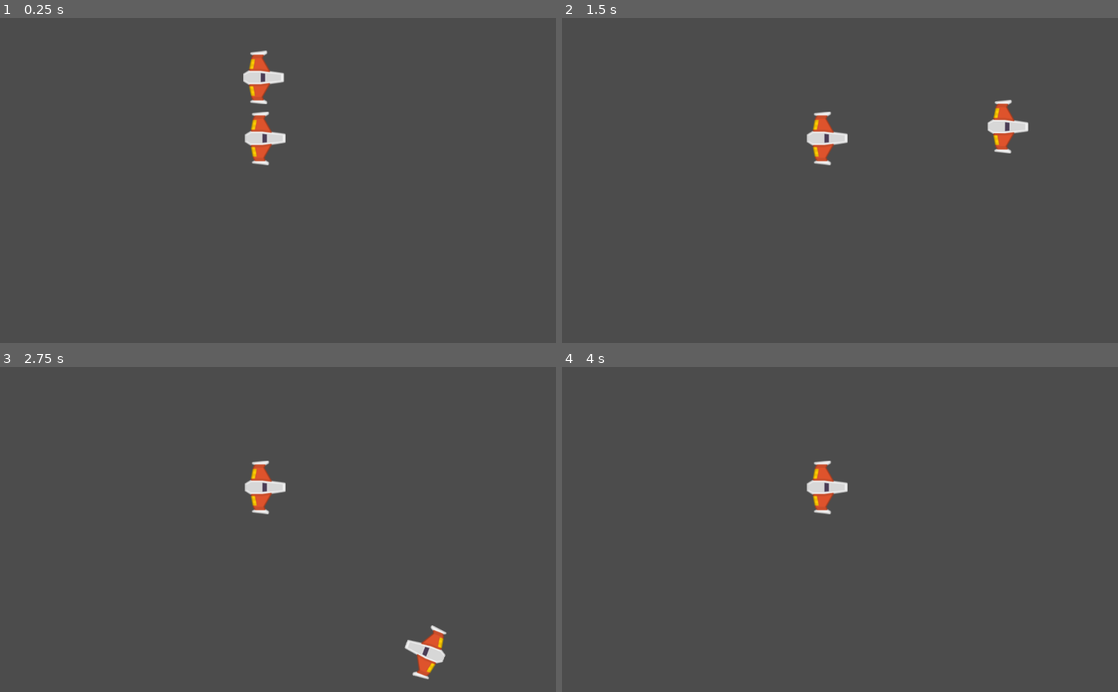
Above: before the commit, frames 1-4 (two rows, left to right).
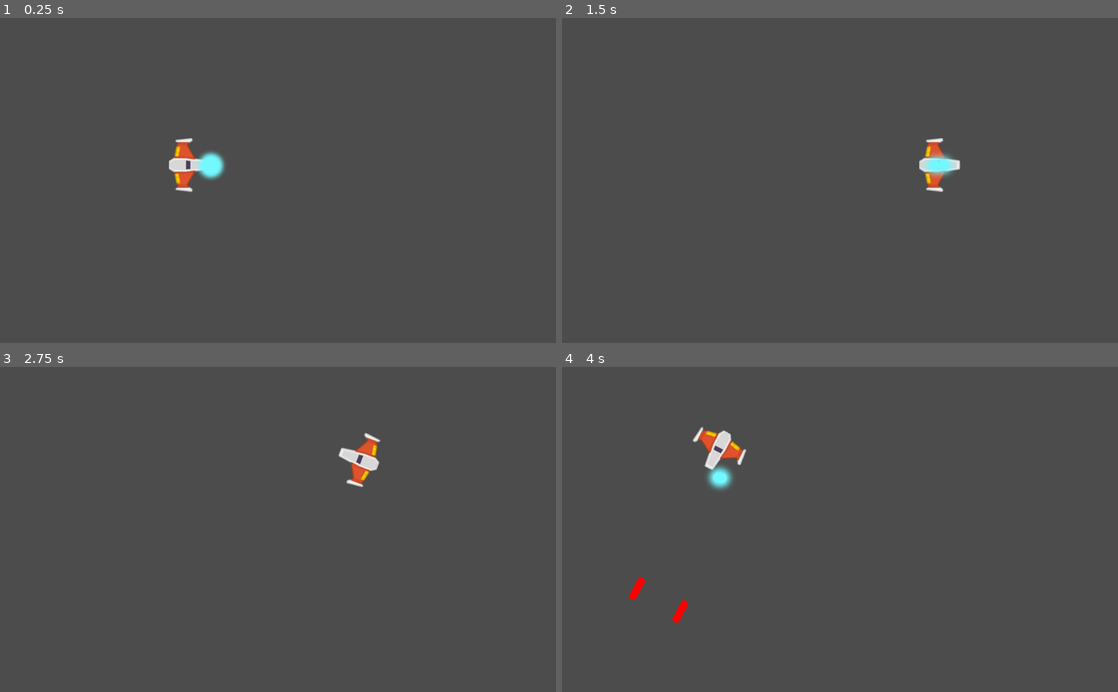
Above: after the commit, the same moments.

Repository: morfeo777/Meteoritos
Game: Godot game, scene res://Juego/Proyectiles/NivelTest.tscn
Two runs of this game, one before a commit and one after it. Both use one fixed random seed, a clock stepped at 60 frames per second and the inputs below. Before the commit the project starts from res://Juego/Niveles/NivelTest.tscn.
Inputs:
- Up to frame 1 (0.25 s): no input
- Up to frame 2 (1.5 s): hold W (mover_adelante) 0.53-1.28 s; hold F (disparo_principal, bound only after the commit) 0.53-1.28 s; tap Q (disparo_secundario, bound only after the commit) at 0.8, 1.35 s; hold S (mover_atras) from 1.28 s (still down)
- Up to frame 3 (2.75 s): tap F (disparo_principal, bound only after the commit) at 1.55 s; release S (mover_atras) at 2.03 s; hold W (mover_adelante) from 2.03 s (still down); hold A (rotar_antihorario) from 2.03 s (still down); tap Q (disparo_secundario, bound only after the commit) at 2.3 s
- Up to frame 4 (4 s): release A (rotar_antihorario) at 2.78 s; tap D (rotar_horario) at 2.85 s; tap F (disparo_principal, bound only after the commit) at 3.05 s; release W (mover_adelante) at 3.53 s; hold S (mover_atras) from 3.53 s (still down); hold F (disparo_principal, bound only after the commit) from 3.53 s (still down); tap Q (disparo_secundario, bound only after the commit) at 3.8 s

The runs differ from the first frame. In frame 1, 2.1% of the frame differs, in the area x 30-52%, y 10-54%; in frame 2, 1.9%; in frame 3, 1.9%; in frame 4, 1.7%.

Commit message:
Laser Secundario
-Laser Secundario
-Glow o algo asi
-Laser Primario

Diff:
--- /dev/null
+++ b/Juego/Autoloads/Eventos.gd
@@ -0,0 +1,3 @@
+extends Node
+
+signal disparo(proyectil)
--- a/Juego/Naves/Player/Player.gd
+++ b/Juego/Naves/Player/Player.gd
@@ -10,7 +10,18 @@
 var empuje:Vector2 = Vector2.ZERO
 var dir_rotacion:int = 0
 
+## Atributos onready
+onready var canion:Canion = $Canion
+onready var laser:RayoLaser = $LaserBeam2D
+
 # Metodos
+func _unhandled_input(event: InputEvent) -> void:
+	#Disparo Rayo
+	if event.is_action_pressed("disparo_secundario"):
+		laser.set_is_casting(true)
+	if event.is_action_released("disparo_secundario"):
+		laser.set_is_casting(false)
+
 func _integrate_forces(state: Physics2DDirectBodyState) -> void:
 	apply_central_impulse(empuje.rotated(rotation))
 	apply_torque_impulse(dir_rotacion * potencia_rotacion)
@@ -32,3 +43,8 @@
 		dir_rotacion -= 1
 	elif Input.is_action_pressed("rotar_horario"):
 		dir_rotacion += 1
+	#Disparo
+	if Input.is_action_pressed("disparo_principal"):
+		canion.set_esta_disparando(true)
+	if Input.is_action_just_released("disparo_principal"):
+		canion.set_esta_disparando(false)
--- a/Juego/Naves/Player/Player.tscn
+++ b/Juego/Naves/Player/Player.tscn
@@ -1,8 +1,10 @@
-[gd_scene load_steps=5 format=2]
+[gd_scene load_steps=7 format=2]
 
 [ext_resource path="res://Juego/Naves/Player/player_orange.png" type="Texture" id=1]
 [ext_resource path="res://Juego/Naves/Player/MaterialFisico.tres" type="PhysicsMaterial" id=2]
 [ext_resource path="res://Juego/Naves/Player/Player.gd" type="Script" id=3]
+[ext_resource path="res://Juego/Proyectiles/Canion.tscn" type="PackedScene" id=4]
+[ext_resource path="res://Juego/Proyectiles/Laser/LaserBeam2D.tscn" type="PackedScene" id=5]
 
 [sub_resource type="CircleShape2D" id=1]
 radius = 35.5
@@ -23,3 +25,18 @@
 [node name="CollisionShape2D" type="CollisionShape2D" parent="."]
 position = Vector2( 0, 1.25 )
 shape = SubResource( 1 )
+
+[node name="Canion" parent="." instance=ExtResource( 4 )]
+position = Vector2( 3.96851, 0 )
+
+[node name="PuntoIzquierdo" parent="Canion" index="0"]
+position = Vector2( 0, -45 )
+
+[node name="PuntoDerecho" parent="Canion" index="1"]
+position = Vector2( 0, 45 )
+
+[node name="LaserBeam2D" parent="." instance=ExtResource( 5 )]
+position = Vector2( 40.4788, 0 )
+[connection signal="timeout" from="Canion/TimerEnfriamiento" to="Canion" method="_on_TimerEnfriamiento_timeout"]
+
+[editable path="Canion"]
--- /dev/null
+++ b/Juego/Niveles/Nivel.gd
@@ -0,0 +1,25 @@
+class_name Nivel
+extends Node2D
+
+##Atributos onready
+onready var contenedor_proyectiles:Node
+
+#Metodos
+func _ready() -> void:
+	conectar_seniales()
+	crear_contenedores()
+
+
+
+#Metodos Custom
+func conectar_seniales() -> void:
+	Eventos.connect("disparo", self, "_on_disparo")
+
+func crear_contenedores() -> void:
+	contenedor_proyectiles = Node.new()
+	contenedor_proyectiles.name = "ContenedorProyectiles"
+	add_child(contenedor_proyectiles)
+
+func _on_disparo(proyectil:Proyectil) -> void:
+	#add_child(proyectil)
+	contenedor_proyectiles.add_child(proyectil)
--- a/Juego/Niveles/NivelTest.tscn
+++ /dev/null
@@ -1,13 +0,0 @@
-[gd_scene load_steps=2 format=2]
-
-[ext_resource path="res://Juego/Naves/Player/Player.tscn" type="PackedScene" id=1]
-
-[node name="NivelTest" type="Node2D"]
-
-[node name="Player" parent="." instance=ExtResource( 1 )]
-position = Vector2( 485.787, 96.644 )
-gravity_scale = 5.0
-
-[node name="Player2" parent="." instance=ExtResource( 1 )]
-position = Vector2( 488.962, 222.049 )
-mode = 1
--- /dev/null
+++ b/Juego/Proyectiles/Canion.gd
@@ -0,0 +1,59 @@
+class_name Canion
+extends Node2D
+
+## Atributos export
+export var proyectil:PackedScene = null
+export var cadencia_disparo:float = 0.8
+export var velocidad_proyectil:int = 100
+export var danio_proyectil:int = 1
+
+## Atributos onready
+onready var timer_enfriamiento:Timer = $TimerEnfriamiento
+onready var disparo_sfx:AudioStreamPlayer2D = $DisparosFx
+onready var esta_enfriado:bool = true
+onready var esta_disparando:bool = false setget set_esta_disparando
+
+## Atributos
+var puntos_disparo:Array = []
+## Metodos
+func _ready() -> void:
+	almacenar_puntos_disparo()
+	timer_enfriamiento.wait_time = cadencia_disparo
+
+func _process(delta: float) -> void:
+	if esta_disparando and esta_enfriado:
+		disparar()
+
+## Metodos Custom
+func almacenar_puntos_disparo() -> void:
+	for nodo in get_children():
+		if nodo is Position2D:
+			puntos_disparo.append(nodo)
+
+func disparar() -> void:
+	esta_enfriado = false
+	disparo_sfx.play()
+	timer_enfriamiento.start()
+	for punto_disparo in puntos_disparo:
+		var new_proyectil:Proyectil = proyectil.instance()
+		new_proyectil.crear(
+			punto_disparo.global_position,
+			get_owner().rotation,
+			velocidad_proyectil,
+			danio_proyectil
+		)
+	#print("Disparo")
+		Eventos.emit_signal("disparo", new_proyectil)
+
+
+
+## Setters y Getters
+func set_esta_disparando(disparando: bool) -> void:
+	esta_disparando = disparando
+
+
+
+
+
+func _on_TimerEnfriamiento_timeout() -> void:
+	esta_enfriado = true
--- /dev/null
+++ b/Juego/Proyectiles/Canion.tscn
@@ -0,0 +1,22 @@
+[gd_scene load_steps=4 format=2]
+
+[ext_resource path="res://Juego/Proyectiles/Canion.gd" type="Script" id=1]
+[ext_resource path="res://Juego/Proyectiles/Proyectil.tscn" type="PackedScene" id=2]
+[ext_resource path="res://Juego/Proyectiles/laserSfx.ogg" type="AudioStream" id=3]
+
+[node name="Canion" type="Node2D"]
+script = ExtResource( 1 )
+proyectil = ExtResource( 2 )
+cadencia_disparo = 0.25
+velocidad_proyectil = 1600
+
+[node name="PuntoIzquierdo" type="Position2D" parent="."]
+
+[node name="PuntoDerecho" type="Position2D" parent="."]
+
+[node name="DisparosFx" type="AudioStreamPlayer2D" parent="."]
+stream = ExtResource( 3 )
+attenuation = 0.00571909
+bus = "SFX"
+
+[node name="TimerEnfriamiento" type="Timer" parent="."]
--- /dev/null
+++ b/Juego/Proyectiles/Laser/LaserBeam2D.gd
@@ -0,0 +1,89 @@
+# Casts a laser along a raycast, emitting particles on the impact point.
+# Use `is_casting` to make the laser fire and stop.
+# You can attach it to a weapon or a ship; the laser will rotate with its parent.
+class_name RayoLaser
+extends RayCast2D
+
+# Speed at which the laser extends when first fired, in pixels per seconds.
+export var cast_speed := 7000.0
+# Maximum length of the laser in pixels.
+export var max_length := 1400.0
+# Base duration of the tween animation in seconds.
+export var growth_time := 0.1
+
+# If `true`, the laser is firing.
+# It plays appearing and disappearing animations when it's not animating.
+# See `appear()` and `disappear()` for more information.
+var is_casting := false setget set_is_casting
+
+onready var fill := $FillLine2D
+onready var tween := $Tween
+onready var casting_particles := $CastingParticles2D
+onready var collision_particles := $CollisionParticles2D
+onready var beam_particles := $BeamParticles2D
+onready var laser_sfx: AudioStreamPlayer2D = $LaserSfx
+
+onready var line_width: float = fill.width
+
+
+func _ready() -> void:
+	set_physics_process(false)
+	fill.points[1] = Vector2.ZERO
+
+
+func _physics_process(delta: float) -> void:
+	cast_to = (cast_to + Vector2.RIGHT * cast_speed * delta).clamped(max_length)
+	cast_beam()
+
+
+func set_is_casting(cast: bool) -> void:
+	is_casting = cast
+
+	if is_casting:
+		laser_sfx.play()#Ejecuta el sonido
+		cast_to = Vector2.ZERO
+		fill.points[1] = cast_to
+		appear()
+	else:
+		laser_sfx.stop()
+		# Reset the laser endpoint
+		fill.points[1] = Vector2.ZERO
+
+		collision_particles.emitting = false
+		disappear()
+
+	set_physics_process(is_casting)
+	beam_particles.emitting = is_casting
+	casting_particles.emitting = is_casting
+
+
+# Controls the emission of particles and extends the Line2D to `cast_to` or the ray's
+# collision point, whichever is closest.
+func cast_beam() -> void:
+	var cast_point := cast_to
+
+	force_raycast_update()
+	collision_particles.emitting = is_colliding()
+
+	if is_colliding():
+		cast_point = to_local(get_collision_point())
+		collision_particles.global_rotation = get_collision_normal().angle()
+		collision_particles.position = cast_point
+
+	fill.points[1] = cast_point
+	beam_particles.position = cast_point * 0.5
+	beam_particles.process_material.emission_box_extents.x = cast_point.length() * 0.5
+
+
+func appear() -> void:
+	if tween.is_active():
+		tween.stop_all()
+	tween.interpolate_property(fill, "width", 0, line_width, growth_time * 2)
+	tween.start()
+
+
+func disappear() -> void:
+	if tween.is_active():
+		tween.stop_all()
+	tween.interpolate_property(fill, "width", fill.width, 0, growth_time)
+	tween.start()
--- /dev/null
+++ b/Juego/Proyectiles/Laser/LaserBeam2D.tscn
@@ -0,0 +1,101 @@
+[gd_scene load_steps=12 format=2]
+
+[ext_resource path="res://Juego/Proyectiles/Laser/LaserBeam2D.gd" type="Script" id=1]
+[ext_resource path="res://Juego/Proyectiles/Laser/glowing_circle.png" type="Texture" id=2]
+[ext_resource path="res://Juego/Proyectiles/Laser/disparo_secundario.ogg" type="AudioStream" id=3]
+
+[sub_resource type="Curve" id=6]
+_data = [ Vector2( 0, 0 ), 0.0, 0.0, 0, 0, Vector2( 0.503614, 0.957505 ), 0.0, 0.0, 0, 0, Vector2( 1, 0 ), 0.0, 0.0, 0, 0 ]
+
+[sub_resource type="CurveTexture" id=7]
+curve = SubResource( 6 )
+
+[sub_resource type="ParticlesMaterial" id=8]
+emission_shape = 2
+emission_box_extents = Vector3( 60, 20, 1 )
+flag_align_y = true
+flag_disable_z = true
+direction = Vector3( -1, 0, 0 )
+spread = 0.0
+gravity = Vector3( 0, 0, 0 )
+initial_velocity = 30.0
+orbit_velocity = 0.0
+orbit_velocity_random = 0.0
+tangential_accel = 100.0
+tangential_accel_random = 1.0
+scale = 0.3
+scale_curve = SubResource( 7 )
+
+[sub_resource type="Gradient" id=1]
+offsets = PoolRealArray( 0.582915, 1 )
+colors = PoolColorArray( 1, 1, 1, 1, 1, 1, 1, 0 )
+
+[sub_resource type="GradientTexture" id=2]
+gradient = SubResource( 1 )
+
+[sub_resource type="Curve" id=3]
+_data = [ Vector2( 0.518072, 1 ), 0.0, -3.53434, 0, 0, Vector2( 1, 0 ), 0.0, 0.0, 0, 0 ]
+
+[sub_resource type="CurveTexture" id=4]
+curve = SubResource( 3 )
+
+[sub_resource type="ParticlesMaterial" id=9]
+flag_disable_z = true
+spread = 50.0
+gravity = Vector3( 0, 0, 0 )
+initial_velocity = 300.0
+orbit_velocity = 0.0
+orbit_velocity_random = 0.0
+scale = 0.5
+scale_curve = SubResource( 4 )
+color_ramp = SubResource( 2 )
+
+[node name="LaserBeam2D" type="RayCast2D"]
+enabled = true
+cast_to = Vector2( 0, 0 )
+script = ExtResource( 1 )
+
+[node name="FillLine2D" type="Line2D" parent="."]
+modulate = Color( 1.5, 1.5, 1.5, 1 )
+points = PoolVector2Array( 0, 0, 100, 0 )
+default_color = Color( 0.301961, 0.65098, 1, 1 )
+texture_mode = 2
+joint_mode = 2
+begin_cap_mode = 2
+end_cap_mode = 2
+sharp_limit = 8.0
+antialiased = true
+
+[node name="CastingParticles2D" type="CPUParticles2D" parent="."]
+modulate = Color( 1.5, 1.5, 1.5, 1 )
+show_behind_parent = true
+lifetime = 0.3
+local_coords = false
+texture = ExtResource( 2 )
+
+[node name="BeamParticles2D" type="Particles2D" parent="."]
+modulate = Color( 1.5, 1.5, 1.5, 1 )
+amount = 50
+preprocess = 1.0
+randomness = 1.0
+visibility_rect = Rect2( -2500, -2500, 5000, 5000 )
+local_coords = false
+draw_order = 1
+process_material = SubResource( 8 )
+texture = ExtResource( 2 )
+
+[node name="CollisionParticles2D" type="Particles2D" parent="."]
+modulate = Color( 1.5, 1.5, 1.5, 1 )
+show_behind_parent = true
+amount = 16
+lifetime = 0.3
+visibility_rect = Rect2( -2500, -2500, 5000, 5000 )
+local_coords = false
+process_material = SubResource( 9 )
+texture = ExtResource( 2 )
+
+[node name="Tween" type="Tween" parent="."]
+
+[node name="LaserSfx" type="AudioStreamPlayer2D" parent="."]
+stream = ExtResource( 3 )
+bus = "SFX"
--- /dev/null
+++ b/Juego/Proyectiles/NivelTest.tscn
@@ -0,0 +1,14 @@
+[gd_scene load_steps=4 format=2]
+
+[ext_resource path="res://Juego/Niveles/Nivel.gd" type="Script" id=1]
+[ext_resource path="res://Juego/Naves/Player/Player.tscn" type="PackedScene" id=2]
+[ext_resource path="res://default_env.tres" type="Environment" id=3]
+
+[node name="NivelTest" type="Node2D"]
+script = ExtResource( 1 )
+
+[node name="Player" parent="." instance=ExtResource( 2 )]
+position = Vector2( 348.138, 271.262 )
+
+[node name="WorldEnvironment" type="WorldEnvironment" parent="."]
+environment = ExtResource( 3 )
--- /dev/null
+++ b/Juego/Proyectiles/Proyectil.gd
@@ -0,0 +1,20 @@
+class_name Proyectil
+extends Area2D
+
+## Atributos
+var velocidad:Vector2 = Vector2.ZERO
+var danio:float
+
+## Metodos
+func crear(pos: Vector2, dir: float, vel:float, danio_p: int) -> void:
+	position = pos
+	rotation = dir
+	velocidad = Vector2(vel, 0).rotated(dir)
+
+func _physics_process(delta: float) -> void:
+	position += velocidad * delta
+
+
+
+func _on_VisibilityNotifier2D_screen_exited() -> void:
+	queue_free()
--- /dev/null
+++ b/Juego/Proyectiles/Proyectil.tscn
@@ -0,0 +1,24 @@
+[gd_scene load_steps=4 format=2]
+
+[ext_resource path="res://Juego/Proyectiles/proyectil_player.png" type="Texture" id=1]
+[ext_resource path="res://Juego/Proyectiles/Proyectil.gd" type="Script" id=2]
+
+[sub_resource type="CapsuleShape2D" id=1]
+radius = 9.6077
+height = 26.874
+
+[node name="Proyectil" type="Area2D"]
+script = ExtResource( 2 )
+
+[node name="Sprite" type="Sprite" parent="."]
+modulate = Color( 2, 0, 0, 1 )
+rotation = 1.5708
+scale = Vector2( 1.5, 1.2 )
+texture = ExtResource( 1 )
+
+[node name="CollisionShape2D" type="CollisionShape2D" parent="."]
+rotation = 1.5708
+shape = SubResource( 1 )
+
+[node name="VisibilityNotifier2D" type="VisibilityNotifier2D" parent="."]
+[connection signal="screen_exited" from="VisibilityNotifier2D" to="." method="_on_VisibilityNotifier2D_screen_exited"]
--- /dev/null
+++ b/default_bus_layout.tres
@@ -0,0 +1,9 @@
+[gd_resource type="AudioBusLayout" format=2]
+
+[resource]
+bus/1/name = "SFX"
+bus/1/solo = false
+bus/1/mute = false
+bus/1/bypass_fx = false
+bus/1/volume_db = -7.27252
+bus/1/send = "Master"
--- a/default_env.tres
+++ b/default_env.tres
@@ -3,5 +3,9 @@
 [sub_resource type="ProceduralSky" id=1]
 
 [resource]
-background_mode = 2
+background_mode = 4
 background_sky = SubResource( 1 )
+glow_enabled = true
+glow_intensity = 0.6
+glow_blend_mode = 0
+glow_bicubic_upscale = true
--- a/project.godot
+++ b/project.godot
@@ -9,20 +9,48 @@
 config_version=4
 
 _global_script_classes=[ {
+"base": "Node2D",
+"class": "Canion",
+"language": "GDScript",
+"path": "res://Juego/Proyectiles/Canion.gd"
+}, {
+"base": "Node2D",
+"class": "Nivel",
+"language": "GDScript",
+"path": "res://Juego/Niveles/Nivel.gd"
+}, {
 "base": "RigidBody2D",
 "class": "Player",
 "language": "GDScript",
 "path": "res://Juego/Naves/Player/Player.gd"
+}, {
+"base": "Area2D",
+"class": "Proyectil",
+"language": "GDScript",
+"path": "res://Juego/Proyectiles/Proyectil.gd"
+}, {
+"base": "RayCast2D",
+"class": "RayoLaser",
+"language": "GDScript",
+"path": "res://Juego/Proyectiles/Laser/LaserBeam2D.gd"
 } ]
 _global_script_class_icons={
-"Player": ""
+"Canion": "",
+"Nivel": "",
+"Player": "",
+"Proyectil": "",
+"RayoLaser": ""
 }
 
 [application]
 
 config/name="Meteoritos_Juego"
-run/main_scene="res://Juego/Niveles/NivelTest.tscn"
+run/main_scene="res://Juego/Proyectiles/NivelTest.tscn"
 config/icon="res://icon.png"
+
+[autoload]
+
+Eventos="*res://Juego/Autoloads/Eventos.gd"
 
 [input]
 
@@ -50,6 +78,16 @@
 , Object(InputEventKey,"resource_local_to_scene":false,"resource_name":"","device":0,"alt":false,"shift":false,"control":false,"meta":false,"command":false,"pressed":false,"scancode":16777231,"unicode":0,"echo":false,"script":null)
  ]
 }
+disparo_principal={
+"deadzone": 0.5,
+"events": [ Object(InputEventKey,"resource_local_to_scene":false,"resource_name":"","device":0,"alt":false,"shift":false,"control":false,"meta":false,"command":false,"pressed":false,"scancode":70,"unicode":0,"echo":false,"script":null)
+ ]
+}
+disparo_secundario={
+"deadzone": 0.5,
+"events": [ Object(InputEventKey,"resource_local_to_scene":false,"resource_name":"","device":0,"alt":false,"shift":false,"control":false,"meta":false,"command":false,"pressed":false,"scancode":81,"unicode":0,"echo":false,"script":null)
+ ]
+}
 
 [rendering]
 
Not shown, added: Juego/Proyectiles/Laser/disparo_secundario.ogg.import
Binary file added: Juego/Proyectiles/Laser/glowing_circle.png
Not shown, added: Juego/Proyectiles/Laser/glowing_circle.png.import
Not shown, added: Juego/Proyectiles/laserSfx.ogg.import
Binary file added: Juego/Proyectiles/proyectil_player.png
Not shown, added: Juego/Proyectiles/Laser/disparo_secundario.ogg
Not shown, added: Juego/Proyectiles/laserSfx.ogg
